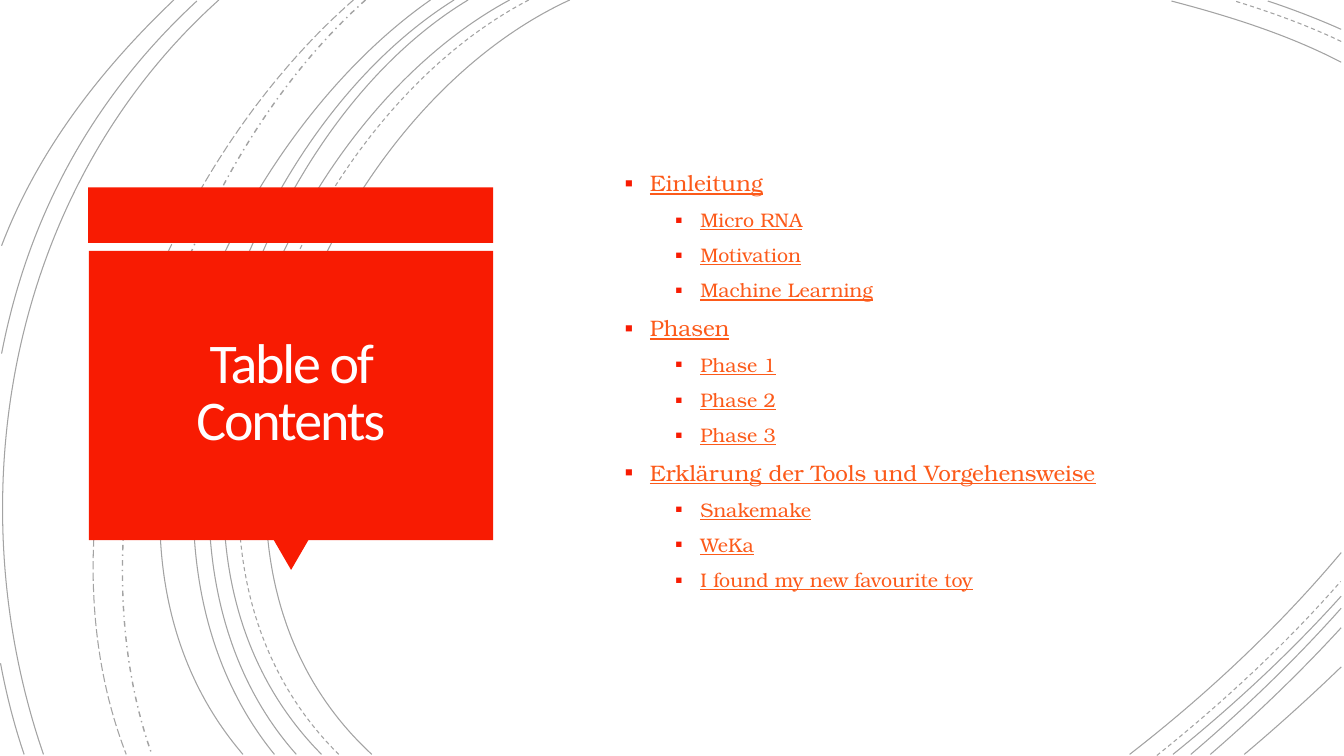
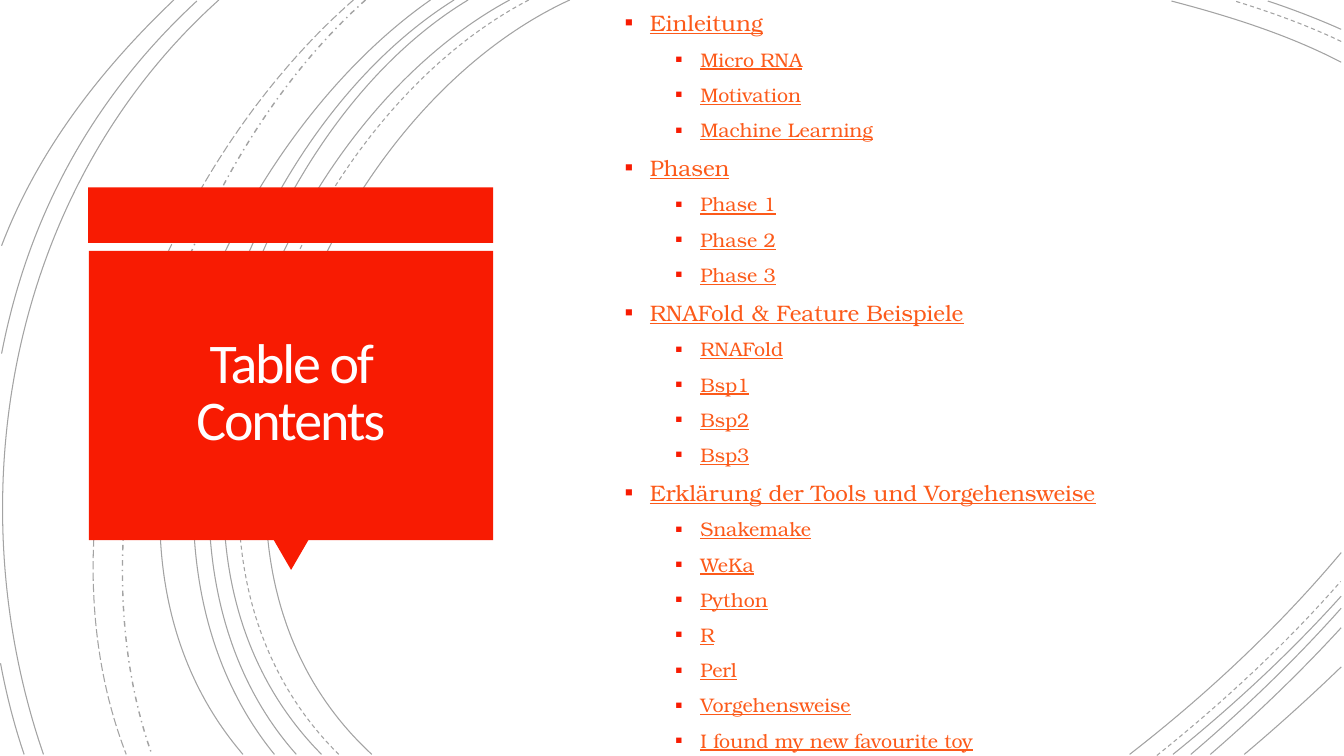
Before and after one commit to OstfriesenBI/PredmiRNA, a slide deck: slide 2 of presentation/projectpresentation.pptx. Drawn at 1344x756 pixels with LibreOffice and Linux fonts; fonts in the diff are those of the drawing. Boxes give left, top, right and bottom in pixels: in the first picture for what was removed or moved away, otherwise in the second. Text is boxed around its words. In the diff, an @@ line names an element or a change of style, - is before the commit and + after.

```diff
--- a/presentation/projectpresentation.pptx
+++ b/presentation/projectpresentation.pptx
@@ text at (650,305,963,467): paragraphs added @@
+  ▪ RNAFold & Feature Beispiele
+    ▪ RNAFold
+    ▪ Bsp1
+    ▪ Bsp2
+    ▪ Bsp3
@@ text at (700,593,850,717): paragraphs added @@
+    ▪ Python
+    ▪ R
+    ▪ Perl
+    ▪ Vorgehensweise
```
Also in this commit, not shown: 2 other slides changed, 10 slides added, 2 slides removed.
